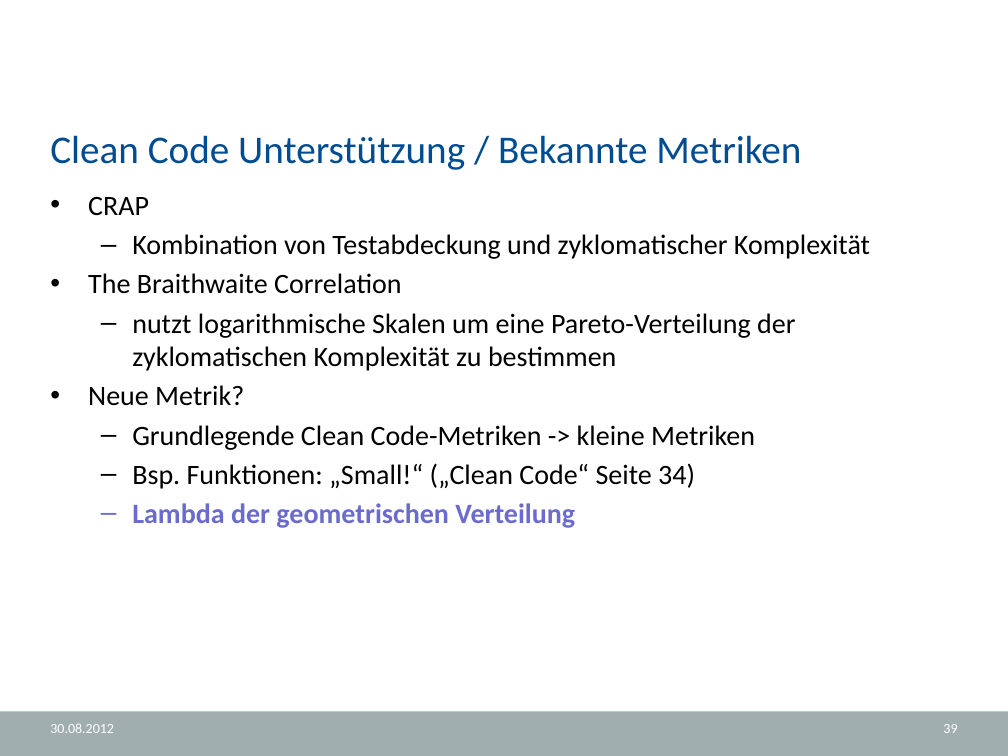
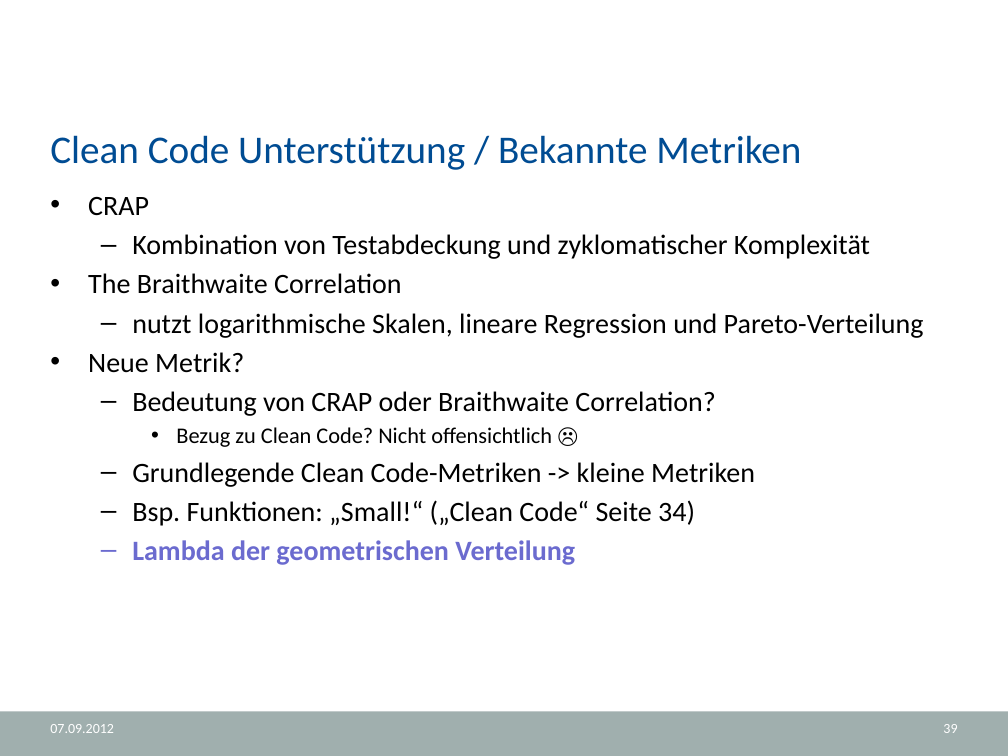
Before and after one commit to halllo/MTSS12, a slide deck: slide 39 of text/Usus.NET.pptx. Drawn at 1008x756 pixels with LibreOffice and Linux fonts; fonts in the diff are those of the drawing; background and template pictures are left out. Boxes give left, top, right and bottom in pixels: in the first picture for what was removed or moved away, otherwise in the second. Text is boxed around its words. In the diff, an @@ line names an element or a change of style, - is before the commit and + after.

```diff
--- a/text/Usus.NET.pptx
+++ b/text/Usus.NET.pptx
@@ text at (x1=132, y1=313, x2=924, y2=338): text changed @@
-  – nutzt logarithmische Skalen um eine Pareto-Verteilung der zyklomatischen Komplexität zu bestimmen
+  – nutzt logarithmische Skalen, lineare Regression und Pareto-Verteilung
@@ text at (x1=132, y1=391, x2=716, y2=447): paragraphs added @@
+  – Bedeutung von CRAP oder Braithwaite Correlation?
+    • Bezug zu Clean Code? Nicht offensichtlich ☹
@@ text at (x1=50, y1=724, x2=114, y2=733): text changed @@
-30.08.2012
+07.09.2012
```
Also in this commit, not shown: 56 other slides changed, 2 slides added.
